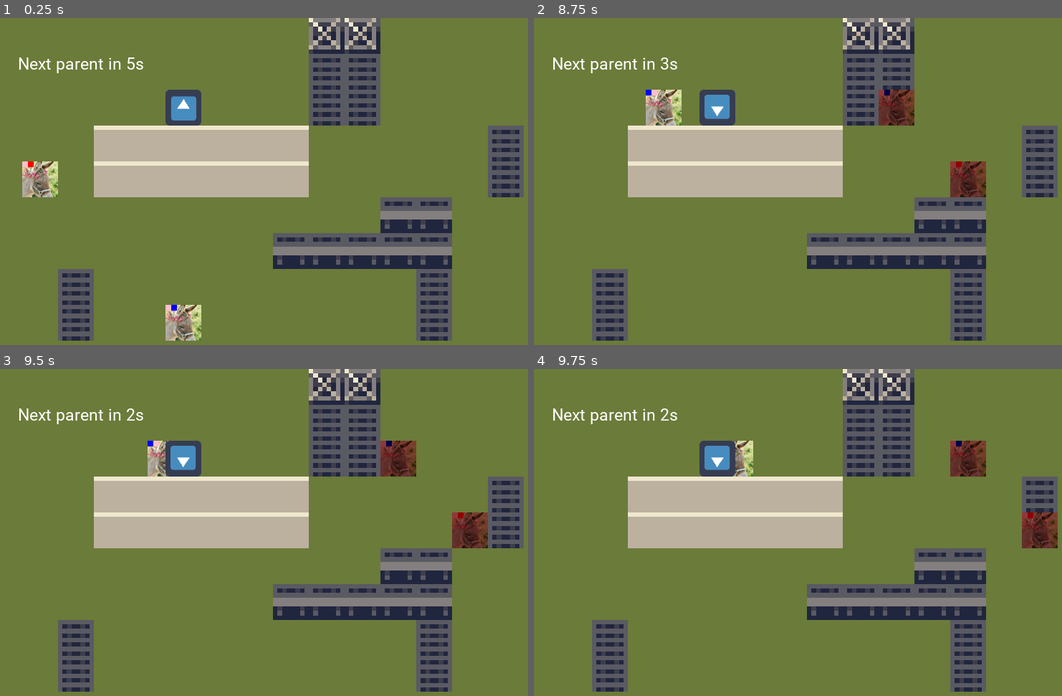
Above: before the commit, frames 1-4 (two rows, left to right).
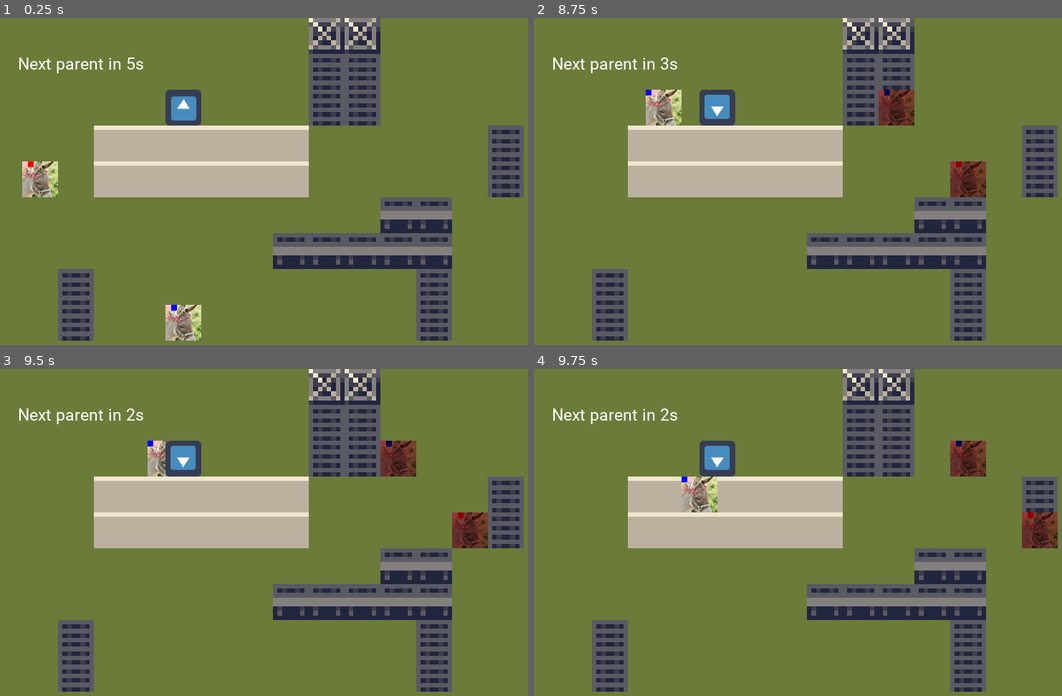
Above: after the commit, the same moments.

Repository: allemansratten/sos
Game: Godot game, scene res://scenes/Game.tscn
Same seed, same stepped clock (60 frames per second), same inputs: the game is played once before the commit and once after it. The engine's default icon, where the game draws it, is replaced by a stand-in: a white triangle on a blue panel in a dark square.
Inputs (mouse positions are in pixels of both pictures, inside the frame that each line leads up to):
- Up to frame 1 (0.25 s): no input
- Up to frame 2 (8.75 s): tap Enter at 0.5, 2, 3.5 s; move the mouse to (718, 106) at 0.52 s; click (718, 106) at 0.67 s; tap Space at 1.25, 2.75, 4.25 s; move the mouse to (692, 214) at 1.27 s; click (692, 214) at 1.42 s; move the mouse to (866, 119) at 2.02 s; click (866, 119) at 2.17 s; move the mouse to (776, 269) at 2.77 s; click (776, 269) at 2.92 s; move the mouse to (977, 250) at 3.52 s; click (977, 250) at 3.67 s; move the mouse to (634, 142) at 4.27 s; click (634, 142) at 4.42 s; move the mouse to (834, 197) at 5.02 s; click (834, 197) at 5.17 s; move the mouse to (718, 106) at 5.77 s; click (718, 106) at 5.92 s; move the mouse to (935, 178) at 6.52 s; click (935, 178) at 6.67 s; move the mouse to (692, 214) at 7.27 s; click (692, 214) at 7.42 s; move the mouse to (866, 119) at 8.02 s; click (866, 119) at 8.17 s
- Up to frame 3 (9.5 s): move the mouse to (242, 620) at 8.77 s; click (242, 620) at 8.92 s
- Up to frame 4 (9.75 s): move the mouse to (977, 601) at 9.52 s; click (977, 601) at 9.67 s

Frames 1-3 are identical in both runs. In frame 4, 1.0% of the frame differs, in the area x 27-42%, y 21-44%.

Commit message:
Zvětšit hitbox na klikání na crossroads

Diff:
--- a/scenes/Crossroads.tscn
+++ b/scenes/Crossroads.tscn
@@ -4,7 +4,7 @@
 [ext_resource path="res://scenes/Crossroads.gd" type="Script" id=2]
 
 [sub_resource type="RectangleShape2D" id=1]
-extents = Vector2( 16, 16 )
+extents = Vector2( 32, 32 )
 
 [node name="Crossroads" type="Area2D" groups=["crossroads"]]
 position = Vector2( 32, 32 )
